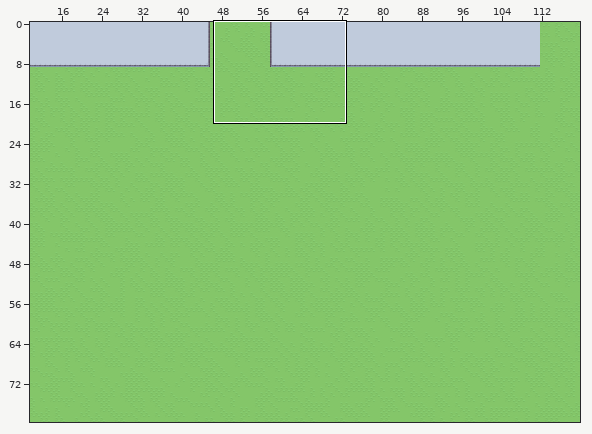
One commit to this Tiled map: tilemaps/tuto.tmx. Above: a wide view before the commit, with the close-up outlined.
Close-up. Before:
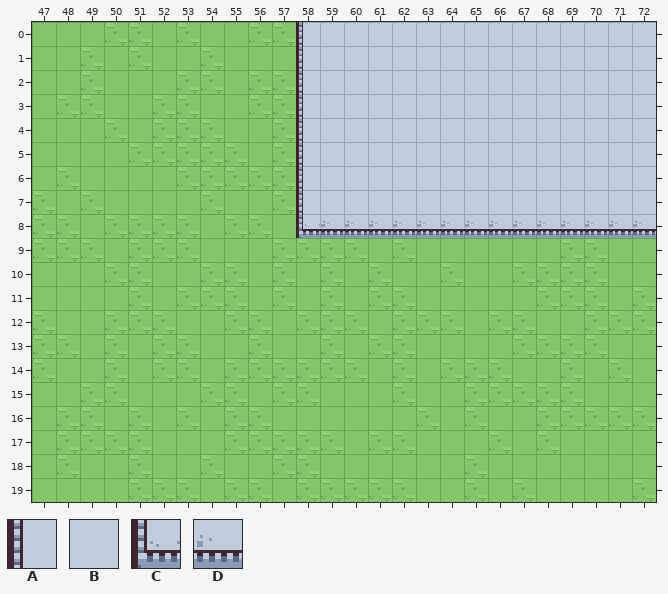
Cells are 16x16 px. Shown: x 47..72, y 0..19. The commit also changed other parts of the map, which this record leaves out.
Key: from "tinytowntest": A 108, B 109, C 120, D 121.
_ is an empty cell.
Layers that did not change in this view are not listed.
Layer "Tile Layer 2" before, first column x 47:
 0 ___________ABBBBBBBBBBBBBB
 1 ___________ABBBBBBBBBBBBBB
 2 ___________ABBBBBBBBBBBBBB
 3 ___________ABBBBBBBBBBBBBB
 4 ___________ABBBBBBBBBBBBBB
 5 ___________ABBBBBBBBBBBBBB
 6 ___________ABBBBBBBBBBBBBB
 7 ___________ABBBBBBBBBBBBBB
 8 ___________CDDDDDDDDDDDDDD
 9 __________________________
10 __________________________
11 __________________________
12 __________________________
13 __________________________
14 __________________________
15 __________________________
16 __________________________
17 __________________________
18 __________________________
19 __________________________
Now the later version:
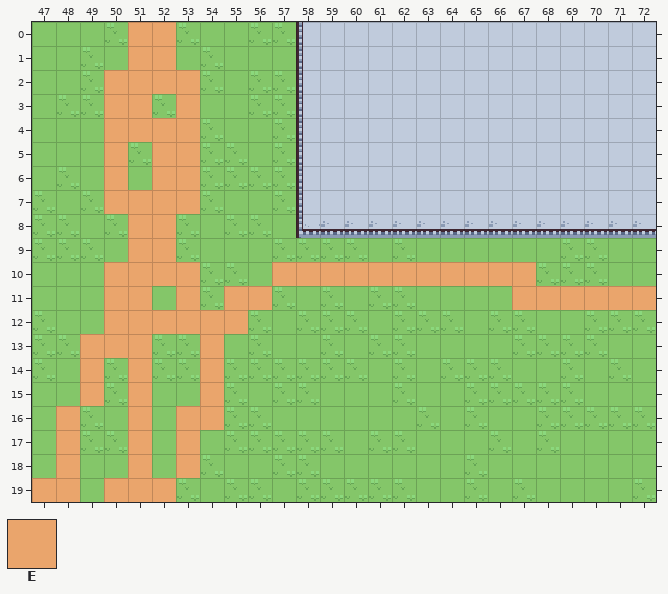
Further tiles: from "tinytowntest": E 25.
The edit:
Layer "Tile Layer 2":
y 0..1: x 51..52 __ -> EE
y 2: x 50..53 ____ -> EEEE
y 3: x 50..51 __ -> EE; x 53 _ -> E
y 4: x 50..53 ____ -> EEEE
y 5..6: x 50 _ -> E; x 52..53 __ -> EE
y 7: x 50..53 ____ -> EEEE
y 8..9: x 51..52 __ -> EE
y 10: x 50..53 ____ -> EEEE; x 57..67 ___________ -> EEEEEEEEEEE
y 11: x 50..51 __ -> EE; x 53 _ -> E; x 55..56 __ -> EE; x 67..72 ______ -> EEEEEE
y 12: x 50..55 ______ -> EEEEEE
y 13: x 49..51 ___ -> EEE; x 54 _ -> E
y 14..15: x 49 _ -> E; x 51 _ -> E; x 54 _ -> E
y 16: x 48 _ -> E; x 51 _ -> E; x 53..54 __ -> EE
y 17..18: x 48 _ -> E; x 51 _ -> E; x 53 _ -> E
y 19: x 47..48 __ -> EE; x 50..52 ___ -> EEE
